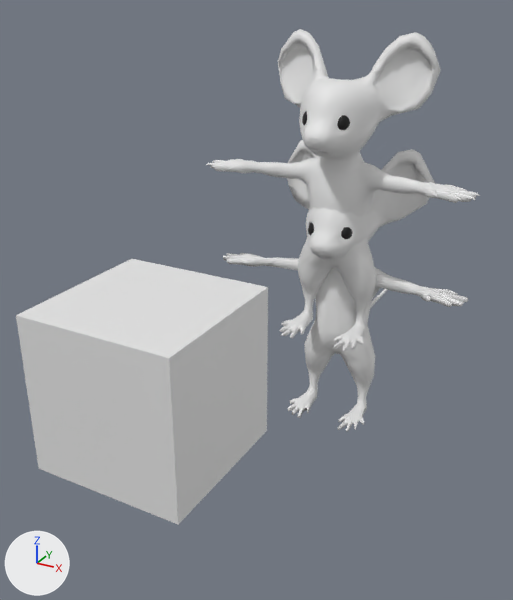
Two versions of the Blender file Mouse/Low Poly Mouse.blend, one commit apart.
Camera for both pictures: a camera (50 mm lens) standing at (6.66, -10.86, 7.57) and looking at (-1.09, 3.24, 0.52). Lighting does not change. The marker at lower left points along +X, +Y and +Z.

Names of what the first picture shows: 'Cube', 'Mouse.001', 'Mouse.002'.
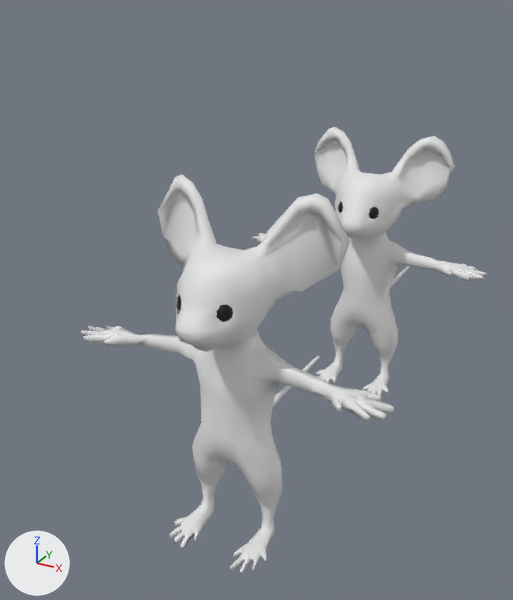
What differs and where, as boxes (x1, y1, x2, y2) in the pictures (513 x 600 px):
'Cube', hidden
    before: (16, 259, 268, 525)
'Mouse', added
    after: (81, 174, 394, 574)
    faces in mat_material_005 (white #e7e7e7): (81, 174, 394, 574)
    faces in mat_material_006 (black #0c0c0c): (177, 294, 233, 322)
'Mouse.001', reshaped, moved, modifiers changed (8% shorter)
    before: (223, 140, 468, 432)
    after: (253, 127, 488, 396)
'Mouse.002', deleted
    before: (206, 29, 480, 352)
    faces in mat_material_002 (white #e7e7e7): (206, 29, 480, 352)
    faces in mat_material_001 (black #0c0c0c): (302, 112, 350, 130)
part 1 of me_mouse_001, built on
    before: (227, 152, 464, 430)
    after: (253, 129, 488, 396)

Edits to the bpy script that builds the scene:
```text
Change me_mouse_001:
    used by ob_mouse_001; location = (0.0, 5.65, -0.49); rotation_euler = (-1.571, 0.0, 0.0), in degrees (-90, 0, 0)
    remove me_mouse_001.from_pydata(...)  # 1065 vertices, 1063 faces; spans x -3.46..3.47, y -4.36..3.2, z -1.16..4.84
    remove me_mouse_001.materials.append(mat_material_005)  # white #e7e7e7
    remove me_mouse_001.materials.append(mat_material_006)  # black #0c0c0c
    add me_mouse_001.from_pydata(...)  # 5088 vertices, 5108 faces; spans x -3.55..3.55, y -4.36..3.2, z -1.17..4.88
    me_mouse_001 part 1: 4 vertices moved within x -0.5..1.01, y -2.52..3.12, z -0.76..-0.53; 139 vertices removed from x -3.44..3.15, y -3.83..3.2, z -0.84..1.38; 4162 vertices added at x -3.55..3.55, y -4.12..3.2, z -1.17..4.88
    add me_mouse_001.materials.append(mat_material_002)  # white #e7e7e7
    add me_mouse_001.materials.append(mat_material_001)  # black #0c0c0c
Add me_mouse_001_1:
    me_mouse_001_1.from_pydata(...)  # 1058 vertices, 1071 faces; spans x -3.54..3.55, y -1.41..4.65, z -3.65..3.91
    # faces by material slot: [959, 112]
    me_mouse_001_1.materials.append(mat_material_005)  # white #e7e7e7
    me_mouse_001_1.materials.append(mat_material_006)  # black #0c0c0c
Change ob_cube:
    add ob_cube.hide_set(True)
Change ob_mouse_001:
    ob_mouse_001.location: (0.0, 5.65, -0.49) -> (0.0, 7.59, -0.48)
    add _m = ob_mouse_001.modifiers.new('Decimate', 'DECIMATE')
    add _m.ratio = 0.25
    add _m = ob_mouse_001.modifiers.new('Triangulate', 'TRIANGULATE')
Remove ob_mouse_002:
    ob_mouse_002 = bpy.data.objects.new('Mouse.002', me_mouse_002)
    ob_mouse_002.location = (0.0, 5.65, -0.49)
    ob_mouse_002.rotation_euler = (-1.571, 0.0, 0.0)  # degrees (-90, 0, 0)
Add ob_mouse:
    ob_mouse = bpy.data.objects.new('Mouse', me_mouse_001_1)
    ob_mouse.location = (0.0, 0.03, 0.06)
    ob_mouse.scale = (1.0, 1.0, 1.04)
```
